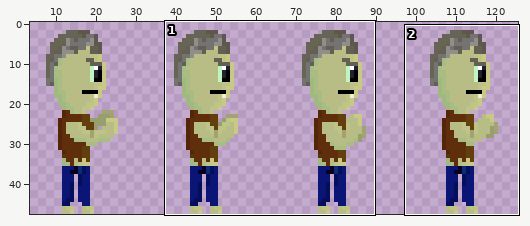
File history of a sprite sheet, spritesheets/playerIdle.png. Above, an overview of the earlier version with the close-up marked.
Close-up. Earlier state:
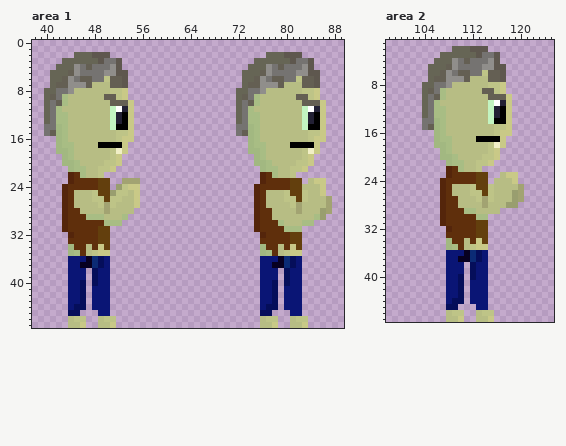
The file is 128x48 pixels. Colours within 5 levels of each other are drawn and written as one. Shown: area 1: x 38..89, y 0..47; area 2: x 98..125, y 1..47. The wide view leaves out empty margins.
New version:
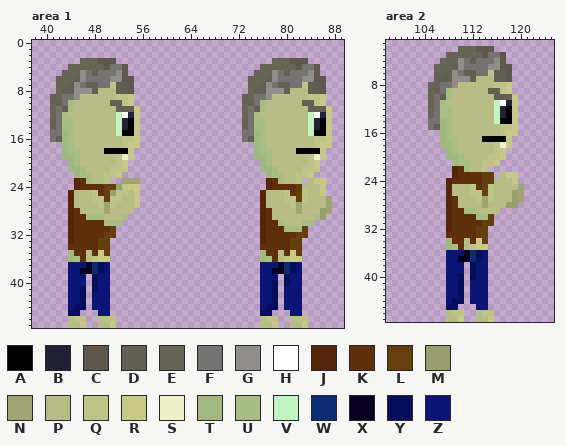
Palette (. is transparent): A #000000  B #222034  C #5e574e  D #645f53  E #666555  F #757371  G #908e8b  H #ffffff  J #54250b  K #5f2f0c  L #633f0d  M #999e6f  N #a2a372  P #b7bd84  Q #bec487  R #c9c987  S #f1efc7  T #a2b881  U #a8bd84  V #c2f4c1  W #0b2b75  X #070021  Y #050e5a  Z #0a1575
Author's note on the commit: Added wisp idle and updated player idle animation
From old to new:
Changed rows in their new state; - is an unchanged pixel.
Area 1:
first column x 40:
 2 -----......--------------------------......-----
 3 ---...----CC.----------------------...----CC.---
 4 --..-EEEEECFFC--------------------..-EEEEECFFC--
 5 -..-EEG-D-FFG--------------------..-EEG-D-FFG---
 6 -.-EEDGF--FGG-C------------------.-EEDGF--FGG-C-
 7 -.EED-F-DFFQ-DC------------------.EED-F-DFFQ-DC-
 8 ..EDDGGGD--PDDC-----------------..EDDGGGD--PDDC-
 9 .EEFFG----PP-QR-----------------.EEFFG----PP-QR-
10 .E-FU--------Q------------------.E-FU--------Q--
11 .EFDU------PDDDR----------------.EFDU------PDDDR
12 .EF--------PVHBR----------------.EF--------PVHBR
13 .EF-U------PVBAR----------------.EF-U------PVBAR
14 .EF-U------PVBAR----------------.EF-U------PVBAR
15 .FFTU-------VAAR----------------.FFTU-------VAAR
16 -FDTU-------PQQR-----------------FDTU-------PQQR
17 --.T-----PPPPQRR------------------.T-----PPPPQRR
18 --.--U----AAAAR-------------------.--U----AAAAR-
19 ----TU-----PQSR---------------------TU-----PQSR-
20 ---.------PPQR---------------------.------PPQR--
21 -----T---PPQQR-----------------------T---PPQQR--
22 ----.T-U-PQQR-----------------------.T-U-PQQR---
23 ----.J-UPPQ-------------------------.J-UPPQ-----
24 ---..J---K-L-----------------------..J---K------
25 ---.J----K-------------------------.J----K------
26 ---.J------------------------------.J-----------
27 ---.J------------------------------.J-----------
28 ---.J------------------------------.J-----------
29 ---.J------------------------------.J-----------
30 ---.J------------------------------.J-----------
31 ---.J----KKL-----------------------.J------L----
32 ---------K-L-----------------------------K-L----
33 ----J-------------------------------J-----------
34 ----K--K-L--------------------------K--K-L------
35 -----K--K-L--------------------------K--K-L-----
36 ----TUKPQRR-------------------------TUKPQRR-----
37 ------Z-------------------------------Z---------
38 ------XXWY----------------------------XXWY------
40 ------Z-----------------------------------------
41 --------Y---------------------------------------
Area 2:
first column x 104:
 2 -----.--E--C----
 3 ---.-----EC-FC--
 4 --.--EGFD--FGC--
 5 -.--EDG---F-G-C-
 6 -.-EDGF-D-FQ-DC-
 7 -.E-D--GD--P-DC-
 8 .-E-FG-----P-QR-
 9 .EDFU-----P-DQR-
10 .EFDU------P--DR
11 .EFU-------PVHBR
12 .EF-U------PVBAR
13 .EF-U------PVBAR
14 .-FTU------PV-AR
15 .FDTU-------P-QR
16 --.TU-------PQ-R
17 --.T-U---P---AR-
18 --.-TU-----PQSR-
19 ---.TU-----PQR--
20 ---.-TU---P-QR--
21 ----.T-U-P-QR---
22 ----.JKU-PQ-----
23 ----.J---K-L----
24 ---.J----K-L----
25 ---.J----K------
26 ---.J-----------
27 ---.J-----------
28 ---.J-----------
29 ---.J-----------
30 ---.J------L----
31 ---.J----K-L----
Where, in picture pixels (left, top, right, bottom), the same in both close-ups:
changed: (44, 52, 140, 292)
changed: (236, 52, 332, 274)
changed: (422, 46, 518, 226)
